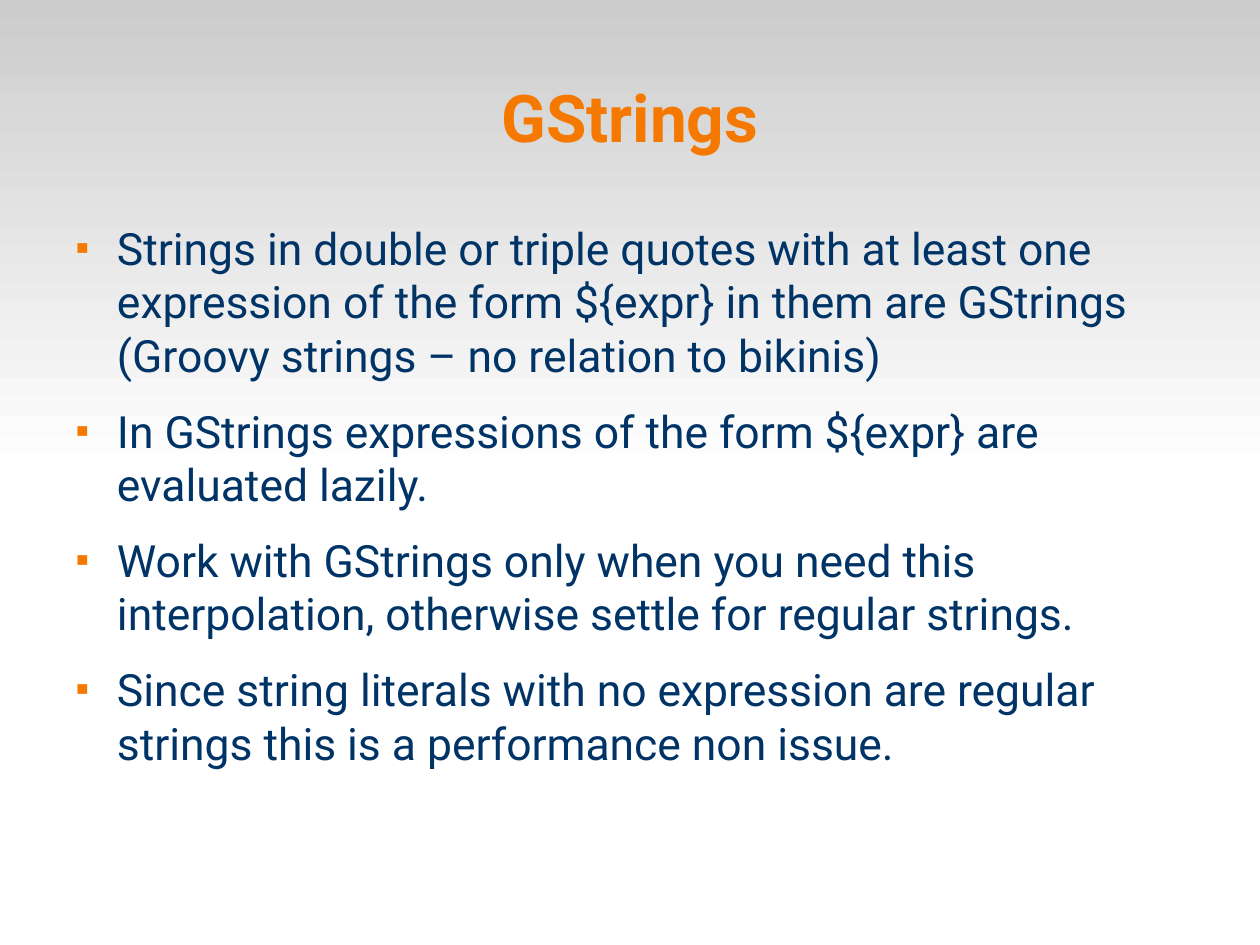
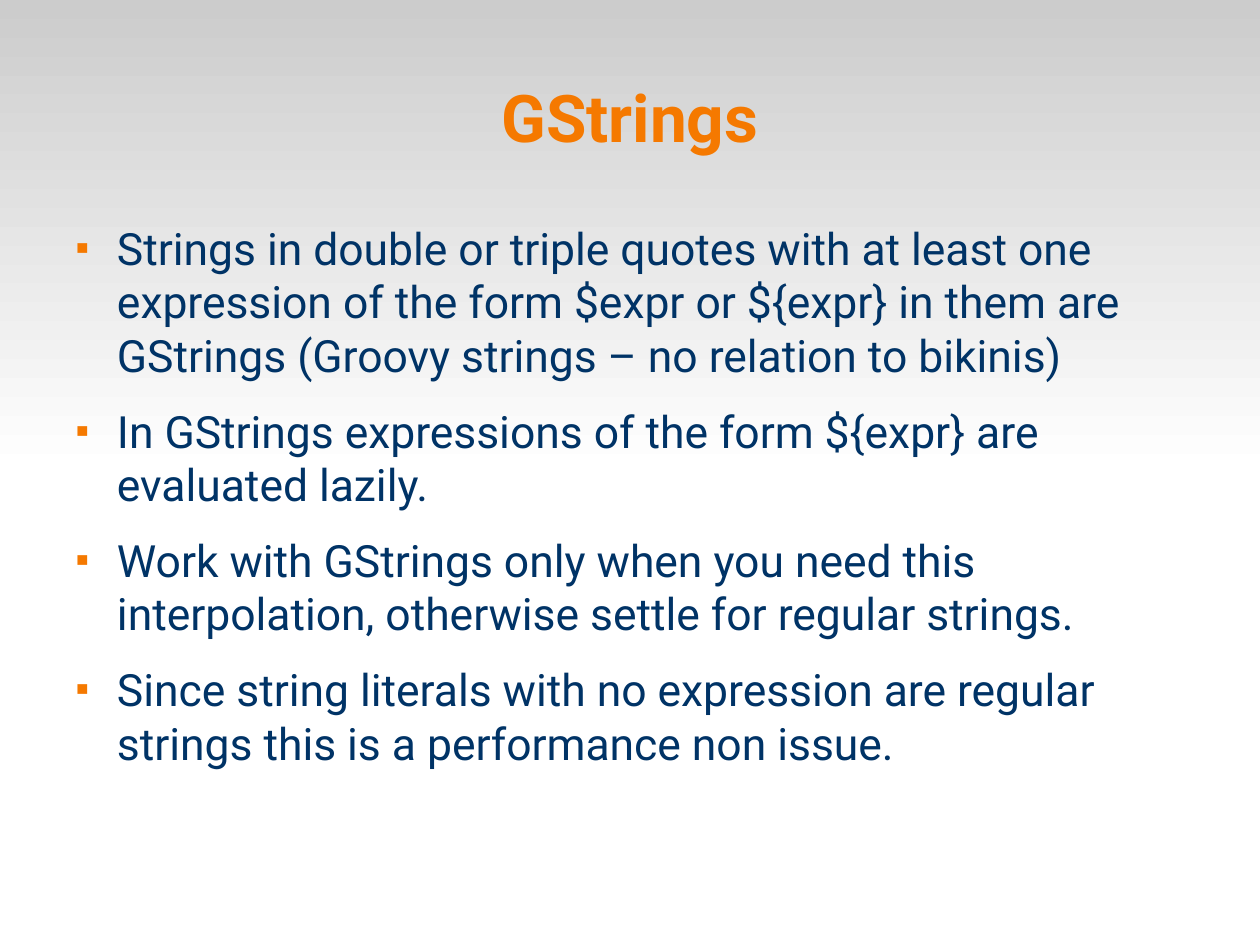
Before and after one commit to veltzer/demos, a slide deck: slide 4 of groovy/groovy.odp. Drawn at 1260x945 pixels with LibreOffice and Linux fonts; fonts in the diff are those of the drawing. Boxes give left, top, right and bottom in pixels: in the first picture for what was removed or moved away, otherwise in the second. Text is boxed around its words. In the diff, an @@ line names an element or a change of style, - is before the commit and + after.

```diff
--- a/groovy/groovy.odp
+++ b/groovy/groovy.odp
@@ text at box(117, 231, 1119, 382): text changed @@
-■ Strings in double or triple quotes with at least one expression of the form ${expr} in them are GStrings (Groovy strings – no relation to bikinis)
+■ Strings in double or triple quotes with at least one expression of the form $expr or ${expr} in them are GStrings (Groovy strings – no relation to bikinis)
```
Also in this commit, not shown: 1 other slide changed, 2 other files.
